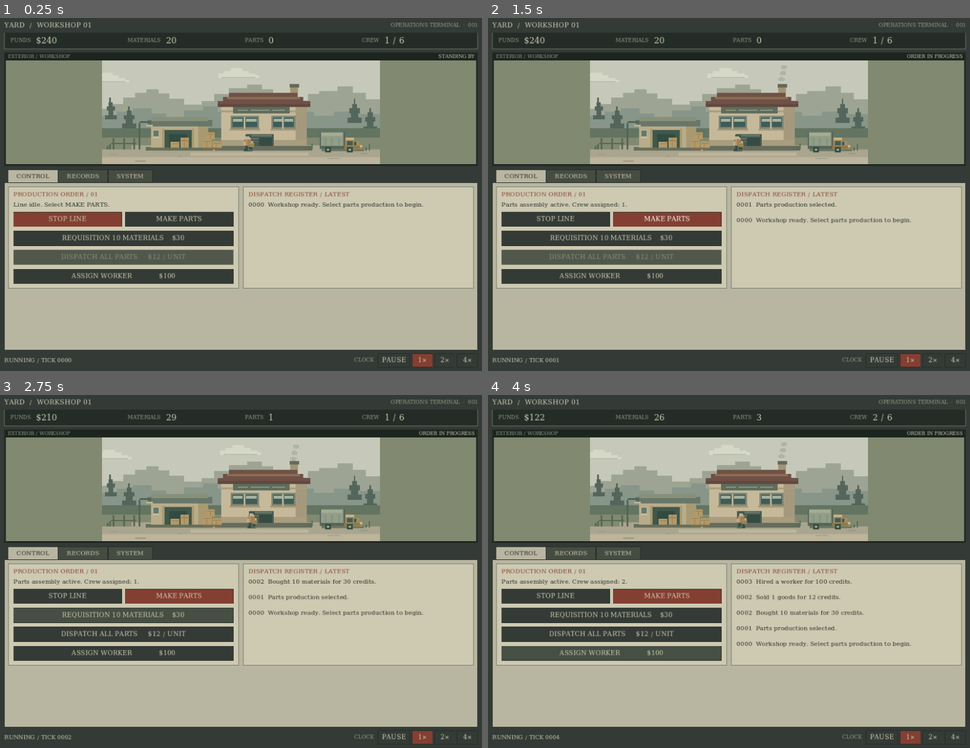
Above: before the commit, frames 1-4 (two rows, left to right).
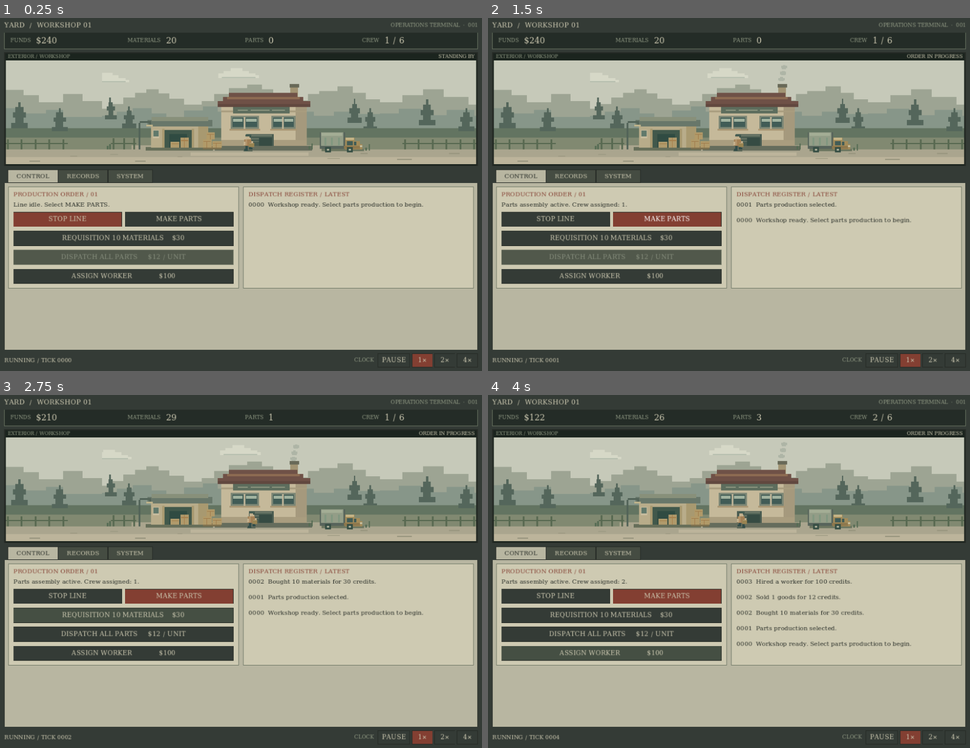
Above: after the commit, the same moments.

Repository: exponent-to/last-review
Game: Godot game, scene res://native/main.tscn
Same seed, same stepped clock (60 frames per second), same inputs: the game is played once before the commit and once after it.
Inputs:
- Up to frame 1 (0.25 s): no input
- Up to frame 2 (1.5 s): click "STOP LINE" at 0.5 s; click "MAKE PARTS" at 1.25 s
- Up to frame 3 (2.75 s): click "REQUISITION 10 MATERIALS $30" at 2 s
- Up to frame 4 (4 s): click "DISPATCH ALL PARTS $12 / UNIT" at 2.75 s; click "ASSIGN WORKER $100" at 3.5 s

The runs differ from the first frame. In frame 1, 9.2% of the frame differs, in the area x 1-99%, y 12-42%; in frame 2, 9.2%; in frame 3, 9.2%; in frame 4, 9.2%.

Commit message:
polish: verify native desktop build and finish industrial pixel presentation

Diff:
--- /dev/null
+++ b/art/app-icon.svg
@@ -0,0 +1,9 @@
+<svg xmlns="http://www.w3.org/2000/svg" width="512" height="512" viewBox="0 0 32 32" shape-rendering="crispEdges">
+  <path fill="#262b29" d="M0 0h32v32H0z"/>
+  <path fill="#858674" d="M2 2h28v28H2z"/>
+  <path fill="#393e38" d="M4 4h24v24H4z"/>
+  <path fill="#bdb79a" d="M6 16l7-4v4l7-4v4h6v10H6z"/>
+  <path fill="#8b4a3a" d="M22 6h4v10h-4zM21 5h6v2h-6z"/>
+  <path fill="#333a35" d="M8 19h3v3H8zM14 19h3v3h-3zM20 20h4v6h-4z"/>
+  <path fill="#d8cead" d="M6 25h12v1H6z"/>
+</svg>
--- /dev/null
+++ b/art/surroundings.svg
@@ -0,0 +1,13 @@
+<svg xmlns="http://www.w3.org/2000/svg" width="640" height="120" viewBox="0 0 640 120" shape-rendering="crispEdges">
+  <!-- Wide landscape continuation behind the central workshop. -->
+  <path fill="#c6c9b9" d="M0 0h640v120H0z"/>
+  <path fill="#9da493" d="M0 48h24v-5h20v-9h25v6h18v8h28v-9h22v8h23v9h320v-8h26v-8h24v-7h24v9h28v9h24v-5h24v9h10v65H0z"/>
+  <path fill="#879689" d="M0 62h36v-7h28v6h31v-4h20v8h45v-1h320v-3h22v-5h26v7h29v-6h32v7h51v56H0z"/>
+  <path fill="#637461" d="M0 78h640v42H0z"/>
+  <path fill="#818971" d="M0 89h640v31H0z"/>
+  <path fill="#54665b" d="M63 48h3v6h3v6h3v6h-3v6h5v6H55v-6h5v-6h-3v-6h3v-6h3zm47 7h2v5h3v6h3v5h-3v6h5v5H102v-5h4v-6h-2v-5h3v-6h3zm423-10h3v6h3v6h3v6h-3v6h5v6H525v-6h5v-6h-3v-6h3v-6h3zm46 10h2v5h3v5h3v6h-3v5h5v6H571v-6h4v-5h-2v-6h3v-5h3z"/>
+  <path fill="#586951" d="M16 95h104v2H16zM18 91h2v12h-2zm16 0h2v12h-2zm16 0h2v12h-2zm16 0h2v12h-2zm16 0h2v12h-2zm16 0h2v12h-2zm16 0h2v12h-2zM506 95h104v2H506zM508 91h2v12h-2zm16 0h2v12h-2zm16 0h2v12h-2zm16 0h2v12h-2zm16 0h2v12h-2zm16 0h2v12h-2zm16 0h2v12h-2z"/>
+  <path fill="#aaa58e" d="M0 103h640v17H0z"/>
+  <path fill="#bcb49b" d="M0 112h640v8H0z"/>
+  <path fill="#98957e" d="M26 108h14v1H26zm50 8h12v1H76zm47-6h8v1h-8zm377 4h17v1h-17zm60-7h12v1h-12zm45 9h15v1h-15z"/>
+</svg>
--- a/native/interface.gd
+++ b/native/interface.gd
@@ -98,9 +98,10 @@
 	result.set_font_size("font_size", "TabContainer", 14)
 	result.set_constant("separation", "VBoxContainer", 8)
 	result.set_constant("separation", "HBoxContainer", 8)
-	result.set_color("font_color", "CheckBox", INK)
-	result.set_color("font_hover_color", "CheckBox", INK)
-	result.set_color("font_pressed_color", "CheckBox", INK)
+	result.set_color("font_color", "CheckBox", PAPER_LIGHT)
+	result.set_color("font_hover_color", "CheckBox", PAPER_LIGHT)
+	result.set_color("font_pressed_color", "CheckBox", PAPER_LIGHT)
+	result.set_color("font_hover_pressed_color", "CheckBox", PAPER_LIGHT)
 	result.set_stylebox("focus", "CheckBox", focus)
 	return result
 
--- a/native/workshop_scene.gd
+++ b/native/workshop_scene.gd
@@ -3,6 +3,7 @@
 
 const SOURCE_SIZE := Vector2(320.0, 120.0)
 const ASSET_SIZES := {
+	"surroundings": Vector2i(640, 120),
 	"workshop": Vector2i(320, 120),
 	"cloud": Vector2i(47, 13),
 	"smoke": Vector2i(7, 5),
@@ -83,6 +84,7 @@
 		return
 	var offset := ((size - SOURCE_SIZE * pixel_scale) * 0.5).floor()
 	draw_set_transform(offset, 0.0, Vector2.ONE * pixel_scale)
+	draw_texture(_textures["surroundings"], Vector2(-160, 0))
 	draw_texture(_textures["workshop"], Vector2.ZERO)
 
 	var cloud_x := floorf(fposmod(_elapsed * 1.4 + 31.0, 367.0)) - 47.0
--- a/project.godot
+++ b/project.godot
@@ -7,6 +7,7 @@
 config/features=PackedStringArray("4.7", "GL Compatibility")
 config/description="A native menu-driven simulation framework."
 config/version="0.1.0"
+config/icon="res://art/app-icon.svg"
 
 [display]
 window/size/viewport_width=1120
@@ -19,4 +20,6 @@
 renderer/rendering_method="gl_compatibility"
 renderer/rendering_method.mobile="gl_compatibility"
 textures/default_filters/use_nearest_mipmap_filter=false
+textures/vram_compression/import_etc2_astc=true
+textures/vram_compression/import_s3tc_bptc=true
 environment/defaults/default_clear_color=Color(0.965, 0.957, 0.925, 1)
Not shown, added: art/app-icon.svg.import
Not shown, added: art/surroundings.svg.import
Not shown, added: native/clock.gd.uid
Not shown, added: native/interface.gd.uid
Not shown, added: native/main.gd.uid
Not shown, added: native/save_store.gd.uid
Not shown, added: native/simulation.gd.uid
Not shown, added: native/workshop_scene.gd.uid
Not shown, added: tests/test_clock.gd.uid
Not shown, added: tests/test_simulation.gd.uid
Not shown, changed: docs/art-pipeline.md
Not shown, added: docs/verification.md
